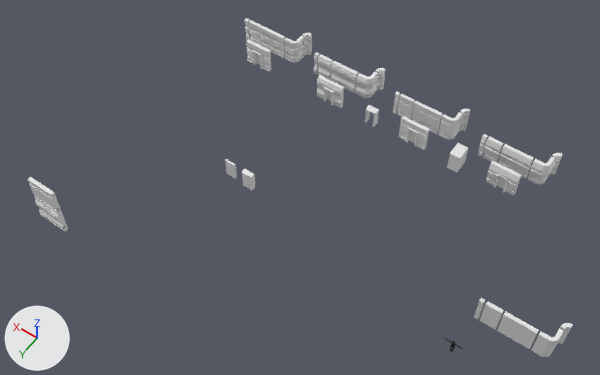
One commit to the FBX model MB_GenSet4_001.fbx: the scene before it, then after it.
The view is the same before and after, from a camera (50 mm lens) standing at (-9.0, 40.1, 67.8) and looking at (20.2, -0.8, 3.5). Arrows for +X, +Y and +Z are at lower left; the lights stay in place. Where no turn or scale is listed for an object, it has been applied to the vertices.
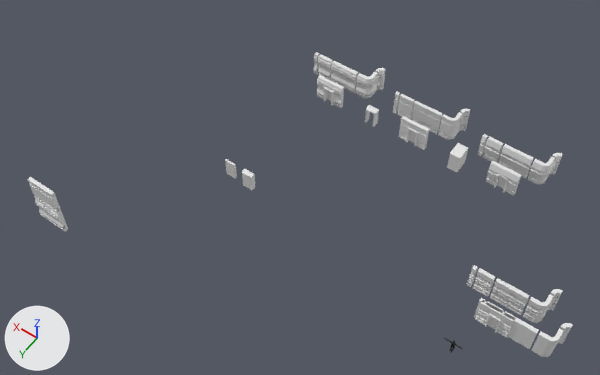
Where the newer file only moved an object's origin or applied its transform, the numbers keep the older frame.

Changed parts and their boxes (x1, y1, x2, y2) in the pictures (600 x 375 px):
'Plane.017', moved
    before: (261, 26, 285, 58)
    after: (490, 278, 530, 315)
'Plane.025', moved
    before: (246, 39, 271, 71)
    after: (475, 301, 515, 338)
'Plane.016', moved
    before: (285, 36, 304, 62)
    after: (523, 294, 554, 323)
'Plane.018', moved
    before: (249, 20, 262, 46)
    after: (473, 268, 495, 297)
'Plane.015', moved
    before: (302, 33, 312, 55)
    after: (547, 289, 563, 311)
'Cube.007', moved
    before: (253, 50, 263, 69)
    after: (485, 312, 502, 333)
'Plane.014', moved
    before: (245, 18, 250, 40)
    after: (467, 265, 478, 287)

Diff of the bpy script that builds the scene:
```diff
--- a/MB_GenSet4_001.fbx.py
+++ b/MB_GenSet4_001.fbx.py
@@ ob_plane_017 @@
 ob_plane_017 = bpy.data.objects.new('Plane.017', me_plane_017)
-ob_plane_017.location = (37.84, -17.64, 0.0)
+ob_plane_017.location = (-0.22, -2.69, 0.0)
@@ ob_cube_007 @@
 ob_cube_007 = bpy.data.objects.new('Cube.007', me_cube_010)
-ob_cube_007.location = (36.87, -14.82, 0.0)
+ob_cube_007.location = (-1.2, 0.14, 0.0)
@@ ob_plane_018 @@
 ob_plane_018 = bpy.data.objects.new('Plane.018', me_plane_018)
-ob_plane_018.location = (39.64, -17.64, 0.0)
+ob_plane_018.location = (1.58, -2.69, 0.0)
@@ ob_plane_014 @@
 ob_plane_014 = bpy.data.objects.new('Plane.014', me_plane_014)
-ob_plane_014.location = (40.24, -17.64, 0.0)
+ob_plane_014.location = (2.18, -2.69, 0.0)
@@ ob_plane_016 @@
 ob_plane_016 = bpy.data.objects.new('Plane.016', me_plane_016)
-ob_plane_016.location = (34.44, -17.64, 0.0)
+ob_plane_016.location = (-3.62, -2.69, 0.0)
@@ ob_plane_025 @@
 ob_plane_025 = bpy.data.objects.new('Plane.025', me_plane_025)
-ob_plane_025.location = (37.84, -14.82, 0.0)
+ob_plane_025.location = (-0.22, 0.14, 0.0)
@@ ob_plane_015 @@
 ob_plane_015 = bpy.data.objects.new('Plane.015', me_plane_015)
-ob_plane_015.location = (32.84, -19.44, 0.0)
+ob_plane_015.location = (-5.22, -4.49, 0.0)
```
